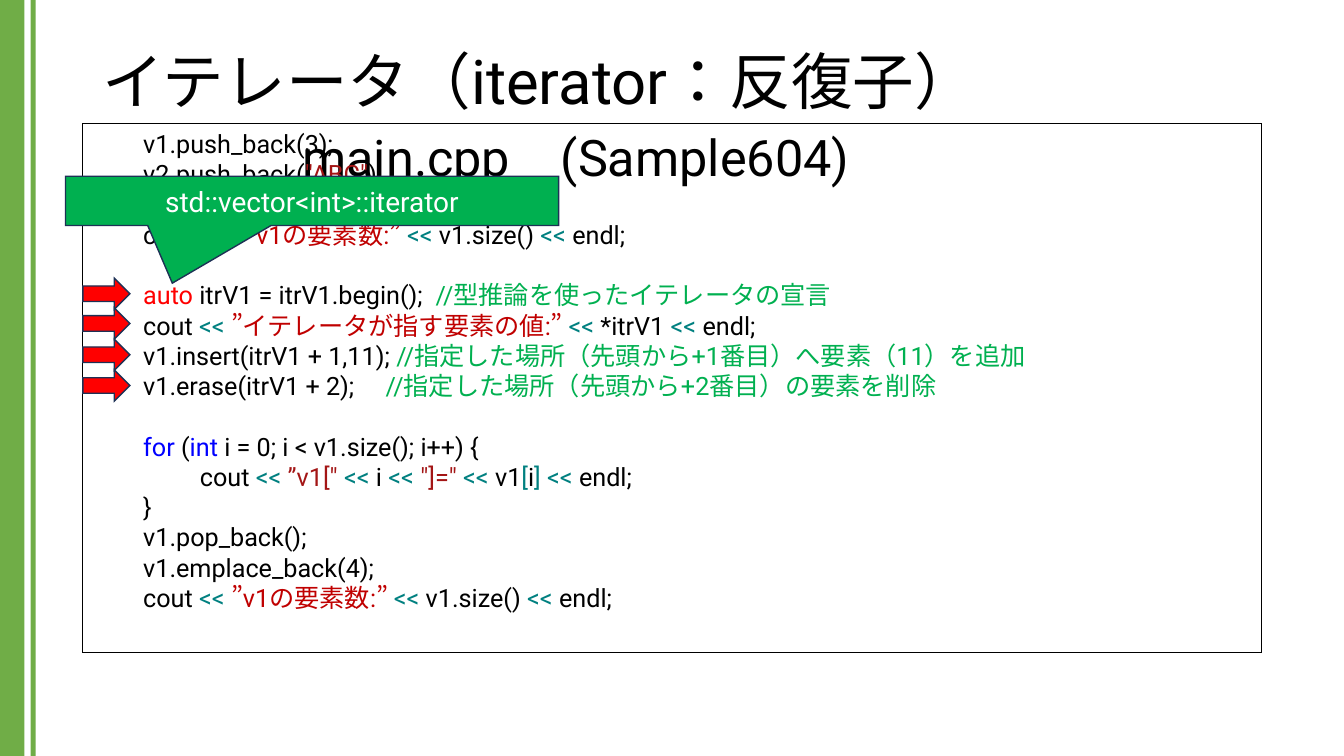
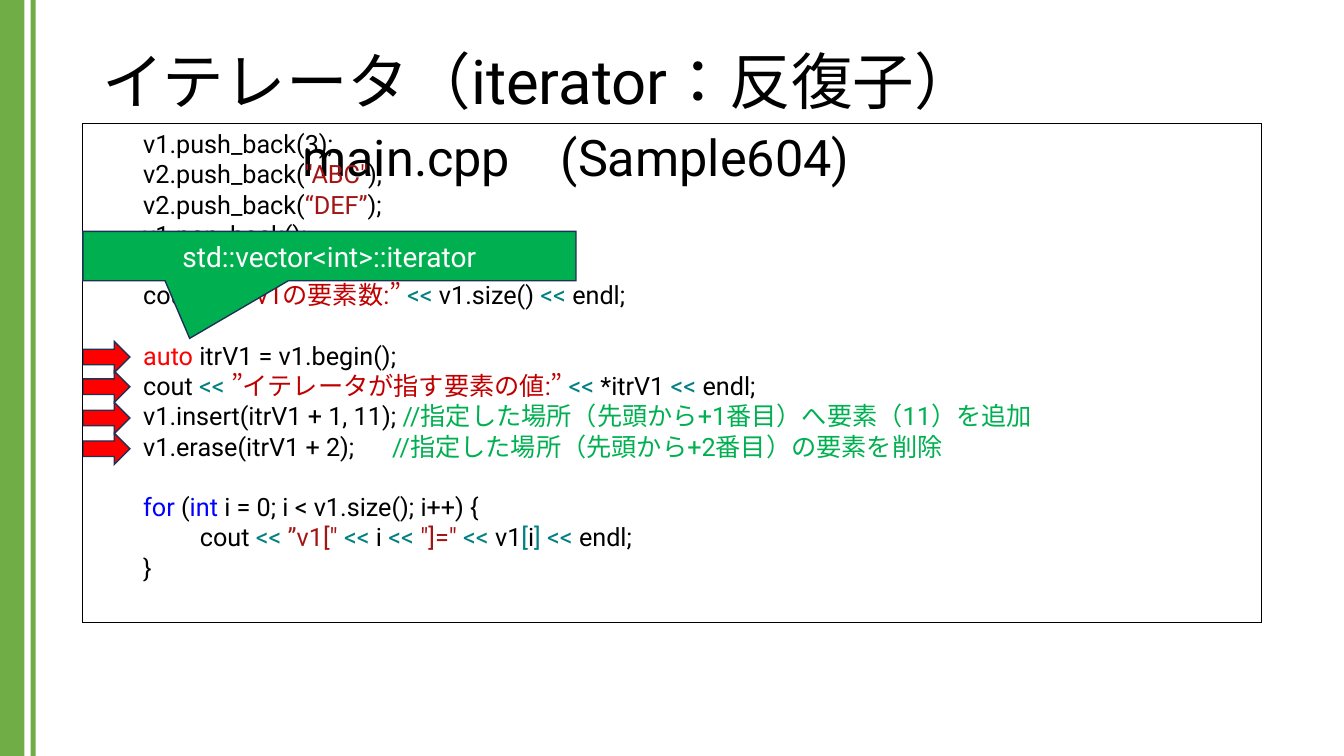
Before and after one commit to kic-murata/cpp2024, a slide deck: slide 21 of 授業資料/講義資料：Vectorクラス.pptx. Drawn at 1344x756 pixels with LibreOffice and Linux fonts; fonts in the diff are those of the drawing. Boxes give left, top, right and bottom in pixels: in the first picture for what was removed or moved away, otherwise in the second. Text is boxed around its words. In the diff, an @@ line names an element or a change of style, - is before the commit and + after.

```diff
--- a/授業資料/講義資料：Vectorクラス.pptx
+++ b/授業資料/講義資料：Vectorクラス.pptx
@@ rectangle "v1.push_back(3);": place and size @@
-rectangle "v1.push_back(3);" at (83,124,1261,653)
+rectangle "v1.push_back(3);" at (83,124,1261,623)
@@ text in rectangle at (143,194,1032,462): text changed @@
-v2.push_back(“DEF”);
-cout << ”v1の要素数:” << v1.size() << endl;
-auto itrV1 = itrV1.begin(); //型推論を使ったイテレータの宣言
-cout << ”イテレータが指す要素の値:” << *itrV1 << endl;
-v1.insert(itrV1 + 1,11); //指定した場所（先頭から+1番目）へ要素（11）を追加
-v1.erase(itrV1 + 2); //指定した場所（先頭から+2番目）の要素を削除
+v2.push_back(“DEF”);
+v1.pop_back();
+v1.emplace_back(4);
+cout << ”v1の要素数:” << v1.size() << endl;
+auto itrV1 = v1.begin();
+cout << ”イテレータが指す要素の値:” << *itrV1 << endl;
+v1.insert(itrV1 + 1, 11); //指定した場所（先頭から+1番目）へ要素（11）を追加
+v1.erase(itrV1 + 2); //指定した場所（先頭から+2番目）の要素を削除
@@ speech box "std::vector<int>::iterator": place and size @@
-speech box "std::vector<int>::iterator" at (66,176,559,226)
+speech box "std::vector<int>::iterator" at (83,232,576,281)
@@ right arrow: place and size @@
-right arrow at (83,340,130,371)
+right arrow at (83,402,130,434)
@@ 3 right arrows: place and size @@
-3 right arrows at (83,278,130,401)
+3 right arrows at (83,342,130,465)
@@ text in rectangle at (143,526,612,613): paragraphs removed @@
-v1.pop_back();
-v1.emplace_back(4);
-cout << ”v1の要素数:” << v1.size() << endl;
```
Also in this commit, not shown: 12 other slides changed.
